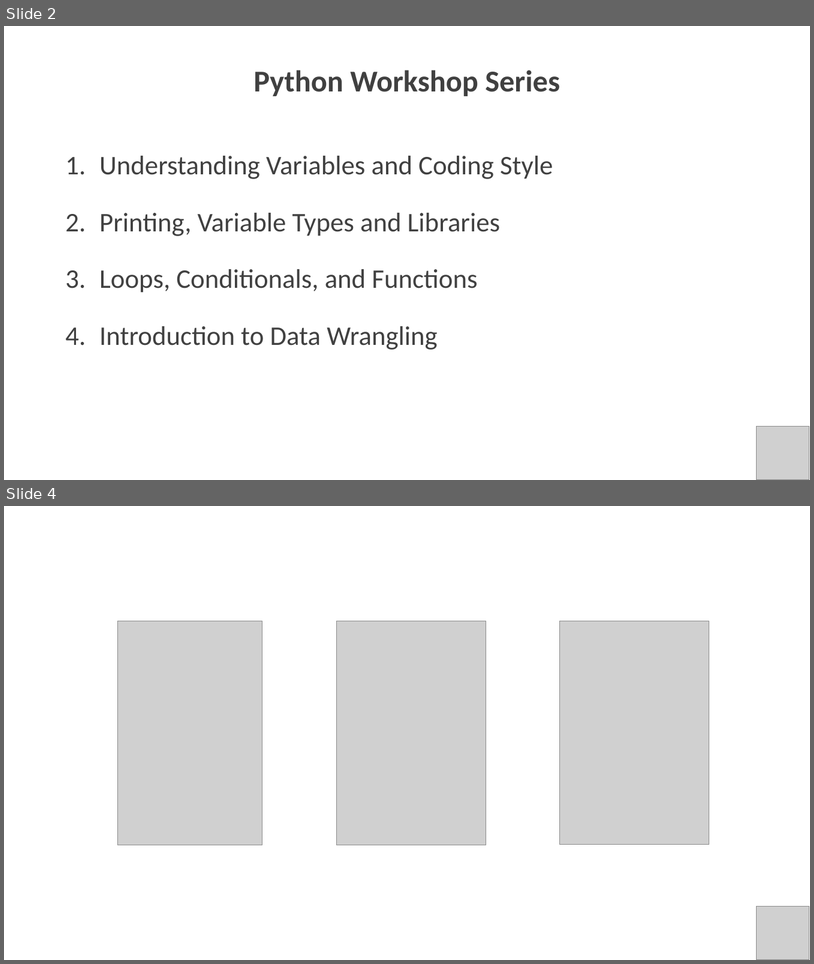
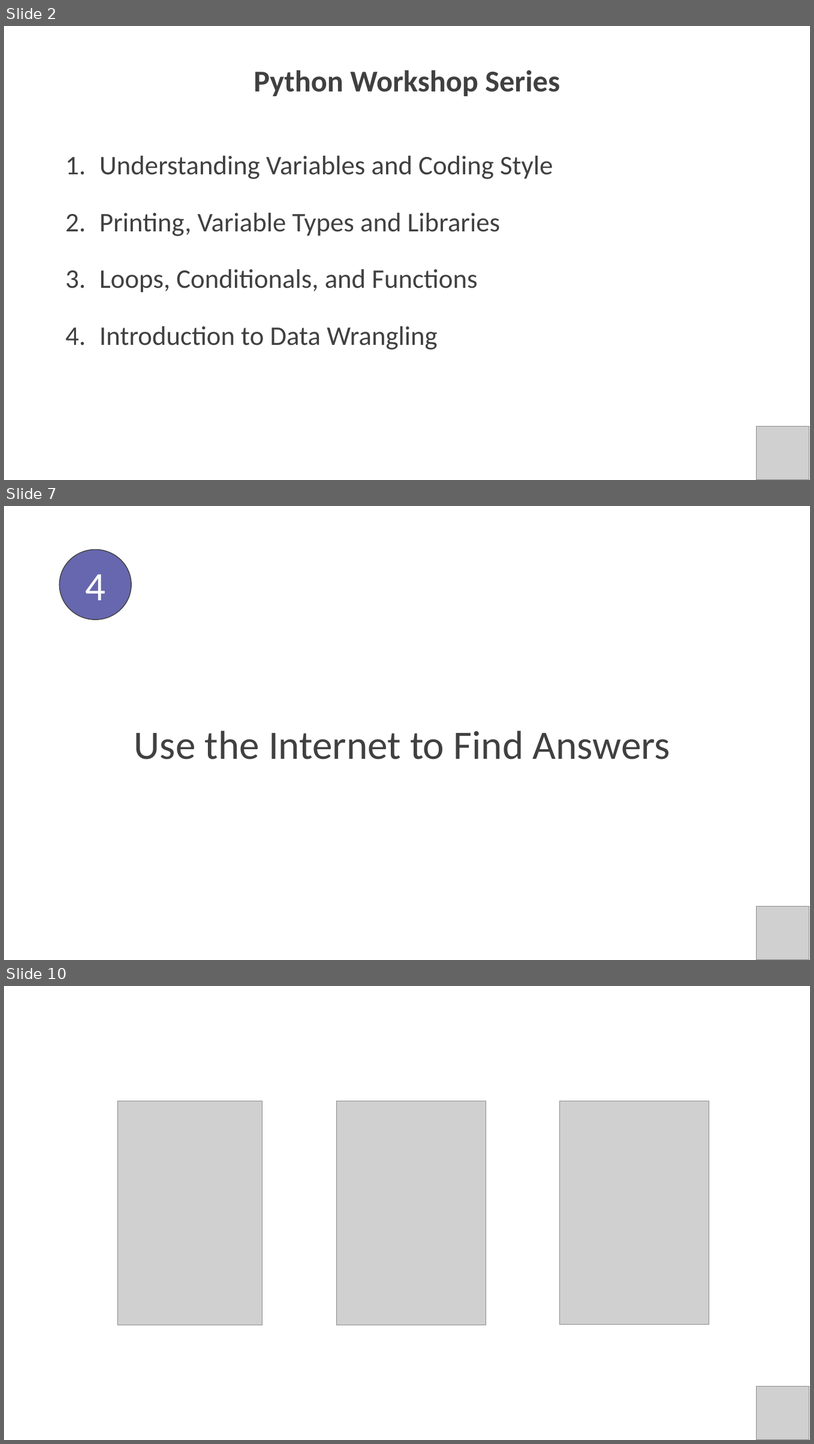
Before and after one commit to PracticumAI/python, a slide deck: presentations/01_intro_to_python.pptx. Shown one above the other, each under a label of ours: slides 2 and 4 before the commit, slides 2, 7 and 10 after it; the slides between them are not shown. The pictures are 814x964 and 814x1444 pixels, drawn with LibreOffice and Linux fonts; fonts in the diff are those of the drawing; grey boxes stand for pictures. Boxes give left, top, right and bottom in pixels: in the first picture for what was removed or moved away, otherwise in the second. Text is boxed around its words. In the diff, an @@ line names an element or a change of style, - is before the commit and + after.

```diff
--- a/presentations/01_intro_to_python.pptx
+++ b/presentations/01_intro_to_python.pptx
@@ slide 7 added at (4, 506, 810, 960), background #FFFFFF @@
@@ ellipse added at (60, 550, 132, 620), fill #6767AF, outline #404040 1 pt, 48 pt, text #FFFFFF @@
+4
@@ text added at (134, 730, 671, 759), 48 pt, text #404040 @@
+Use the Internet to Find Answers
@@ picture added at (756, 906, 810, 960) @@
@@ what was slide 4 is now slide 10 @@
```
Also in this commit, not shown: 6 other slides added, 1 other file.
